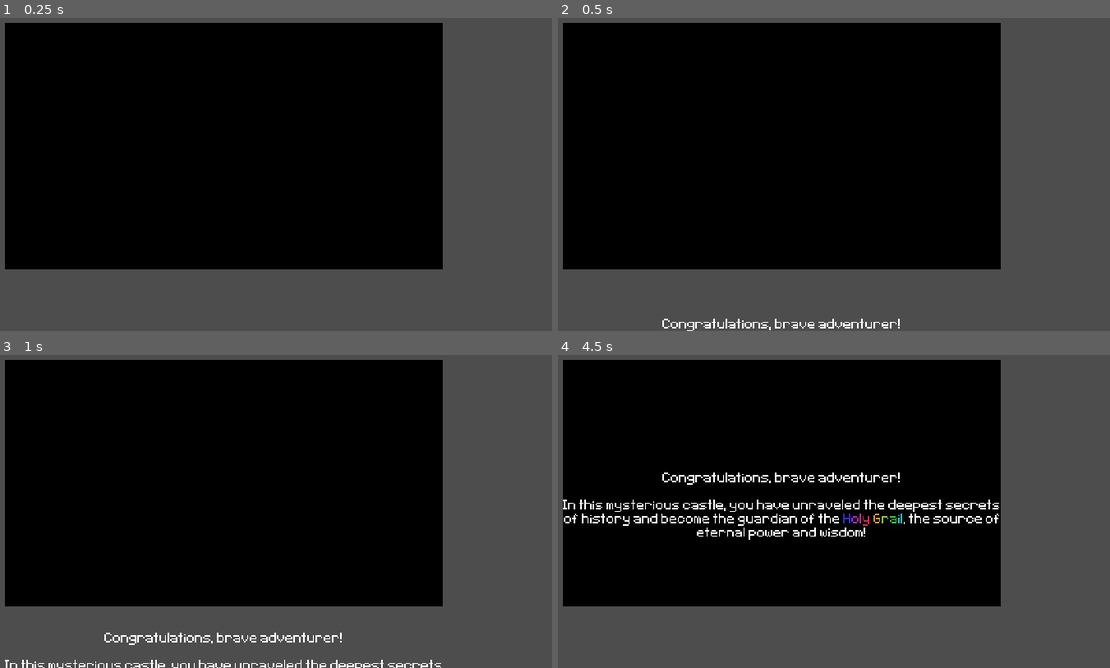
Above: before the commit, frames 1-4 (two rows, left to right).
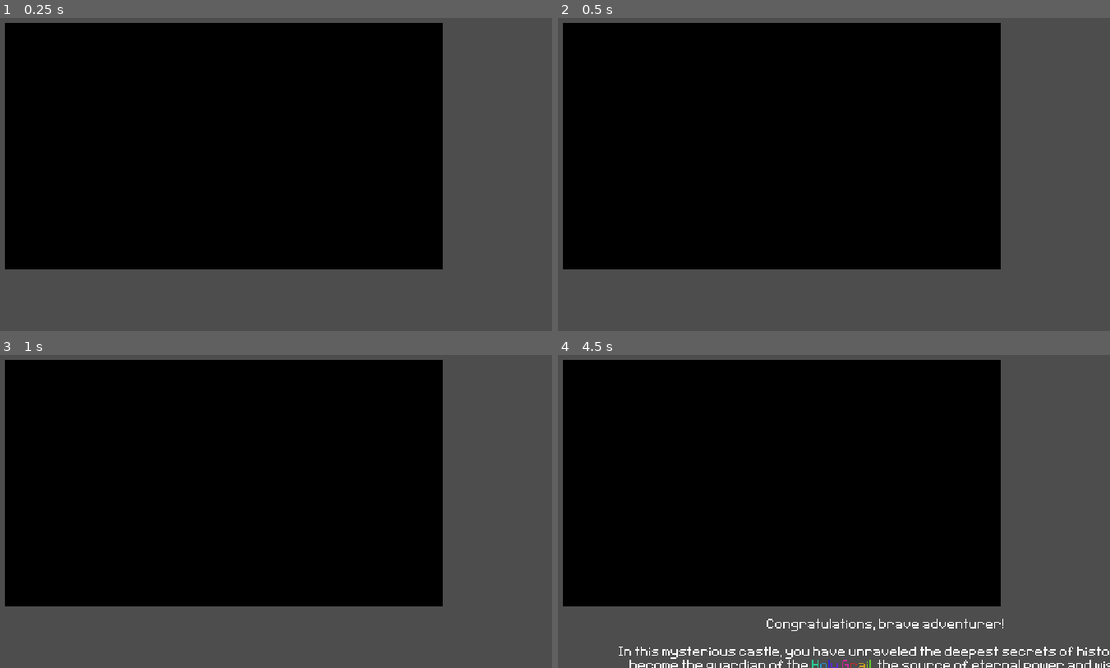
Above: after the commit, the same moments.

Repository: gumaciel/awesome-game-jam-01
Game: Godot game, scene res://scenes/main/main.tscn
Same seed, same stepped clock (60 frames per second), same inputs: the game is played once before the commit and once after it. The engine's default icon, where the game draws it, is replaced by a stand-in: a white triangle on a blue panel in a dark square.
Inputs (mouse positions are in pixels of both pictures, inside the frame that each line leads up to):
- Up to frame 1 (0.25 s): no input
- Up to frame 2 (0.5 s): no input
- Up to frame 3 (1 s): move the mouse to (369, 464) at 0.52 s; hold D (move_right) from 0.53 s (still down); hold J (alternate) from 0.53 s (still down); click (369, 464) at 0.67 s
- Up to frame 4 (4.5 s): move the mouse to (651, 502) at 1.27 s; release D (move_right) at 1.28 s; release J (alternate) at 1.28 s; hold S (move_down) 1.28-2.03 s; tap J (alternate) at 1.35, 2.85, 4.35 s; move the mouse to (845, 401) at 2.02 s; hold D (move_right) 2.03-2.78 s; hold J (alternate) 2.03-2.78 s; move the mouse to (751, 558) at 2.77 s; hold W (move_up) 2.78-3.53 s; click (751, 558) at 2.92 s; move the mouse to (977, 539) at 3.52 s; hold J (alternate) 3.53-4.28 s; hold A (move_left) from 3.53 s (still down); move the mouse to (585, 426) at 4.27 s

Frame 1 is identical in both runs. In frame 2, 0.4% of the frame differs, in the area x 18-62%, y 96-100%; in frame 3, 1.0%; in frame 4, 3.9%, in the area x 0-100%, y 37-100%.

Commit message:
center the objects

Diff:
--- a/scenes/ending/ending.tscn
+++ b/scenes/ending/ending.tscn
@@ -12,7 +12,7 @@
 tracks/0/type = "value"
 tracks/0/imported = false
 tracks/0/enabled = true
-tracks/0/path = NodePath("GameMakers:visible")
+tracks/0/path = NodePath("GameMakers2/GameMakers:visible")
 tracks/0/interp = 1
 tracks/0/loop_wrap = true
 tracks/0/keys = {
@@ -24,7 +24,7 @@
 tracks/1/type = "value"
 tracks/1/imported = false
 tracks/1/enabled = true
-tracks/1/path = NodePath("GameMakers:position")
+tracks/1/path = NodePath("GameMakers2/GameMakers:position")
 tracks/1/interp = 1
 tracks/1/loop_wrap = true
 tracks/1/keys = {
@@ -32,6 +32,18 @@
 "transitions": PackedFloat32Array(1),
 "update": 0,
 "values": [Vector2(74, 3)]
+}
+tracks/2/type = "value"
+tracks/2/imported = false
+tracks/2/enabled = true
+tracks/2/path = NodePath("Texto/Texto:position")
+tracks/2/interp = 1
+tracks/2/loop_wrap = true
+tracks/2/keys = {
+"times": PackedFloat32Array(0),
+"transitions": PackedFloat32Array(1),
+"update": 0,
+"values": [Vector2(33.5, 275)]
 }
 
 [sub_resource type="Animation" id="Animation_pr8wy"]
@@ -40,7 +52,7 @@
 tracks/0/type = "value"
 tracks/0/imported = false
 tracks/0/enabled = true
-tracks/0/path = NodePath("Texto:position")
+tracks/0/path = NodePath("Texto/Texto:position")
 tracks/0/interp = 1
 tracks/0/loop_wrap = true
 tracks/0/keys = {
@@ -52,7 +64,7 @@
 tracks/1/type = "value"
 tracks/1/imported = false
 tracks/1/enabled = true
-tracks/1/path = NodePath("Congratulations:position")
+tracks/1/path = NodePath("Congratulations/Congratulations:position")
 tracks/1/interp = 1
 tracks/1/loop_wrap = true
 tracks/1/keys = {
@@ -64,7 +76,7 @@
 tracks/2/type = "method"
 tracks/2/imported = false
 tracks/2/enabled = true
-tracks/2/path = NodePath("Texto/Shine")
+tracks/2/path = NodePath("Texto/Texto/Shine")
 tracks/2/interp = 1
 tracks/2/loop_wrap = true
 tracks/2/keys = {
@@ -81,7 +93,7 @@
 tracks/3/type = "value"
 tracks/3/imported = false
 tracks/3/enabled = true
-tracks/3/path = NodePath("GameMakers:position")
+tracks/3/path = NodePath("GameMakers2/GameMakers:position")
 tracks/3/interp = 1
 tracks/3/loop_wrap = true
 tracks/3/keys = {
@@ -93,7 +105,7 @@
 tracks/4/type = "value"
 tracks/4/imported = false
 tracks/4/enabled = true
-tracks/4/path = NodePath("GameMakers:visible")
+tracks/4/path = NodePath("GameMakers2/GameMakers:visible")
 tracks/4/interp = 1
 tracks/4/loop_wrap = true
 tracks/4/keys = {
@@ -151,7 +163,32 @@
 stream = ExtResource("3_26rg2")
 autoplay = true
 
-[node name="Texto" type="TextureRect" parent="."]
+[node name="Congratulations" type="AspectRatioContainer" parent="."]
+layout_mode = 1
+anchors_preset = 8
+anchor_left = 0.5
+anchor_top = 0.5
+anchor_right = 0.5
+anchor_bottom = 0.5
+offset_left = -201.5
+offset_top = -28.0
+offset_right = 201.5
+offset_bottom = 28.0
+grow_horizontal = 2
+grow_vertical = 2
+ratio = 10.0
+
+[node name="Congratulations" type="RichTextLabel" parent="Congratulations"]
+layout_mode = 2
+theme_override_fonts/normal_font = ExtResource("5_0wkje")
+bbcode_enabled = true
+text = "[center]Congratulations, brave adventurer!
+
+In this mysterious castle, you have unraveled the deepest secrets of history and become the guardian of the [rainbow]Holy Grail[/rainbow], the source of eternal power and wisdom![/center]"
+fit_content = true
+scroll_active = false
+
+[node name="Texto" type="AspectRatioContainer" parent="."]
 layout_mode = 1
 anchors_preset = 8
 anchor_left = 0.5
@@ -159,14 +196,17 @@
 anchor_right = 0.5
 anchor_bottom = 0.5
 offset_left = -206.5
-offset_top = -207.0
+offset_top = -20.0
 offset_right = 206.5
-offset_bottom = -166.999
-grow_horizontal = 2
-grow_vertical = 2
+offset_bottom = 20.0
+grow_horizontal = 2
+grow_vertical = 2
+
+[node name="Texto" type="TextureRect" parent="Texto"]
+layout_mode = 2
 texture = ExtResource("2_hu1h8")
 
-[node name="Shine" type="TextureRect" parent="Texto"]
+[node name="Shine" type="TextureRect" parent="Texto/Texto"]
 modulate = Color(1, 1, 1, 0)
 layout_mode = 0
 offset_left = 285.5
@@ -177,28 +217,7 @@
 stretch_mode = 5
 script = SubResource("GDScript_jm4vu")
 
-[node name="Congratulations" type="RichTextLabel" parent="."]
-layout_mode = 1
-anchors_preset = 8
-anchor_left = 0.5
-anchor_top = 0.5
-anchor_right = 0.5
-anchor_bottom = 0.5
-offset_left = -164.5
-offset_top = -193.0
-offset_right = 164.5
-offset_bottom = -143.0
-grow_horizontal = 2
-grow_vertical = 2
-theme_override_fonts/normal_font = ExtResource("5_0wkje")
-bbcode_enabled = true
-text = "[center]Congratulations, brave adventurer!
-
-In this mysterious castle, you have unraveled the deepest secrets of history and become the guardian of the [rainbow]Holy Grail[/rainbow], the source of eternal power and wisdom![/center]"
-fit_content = true
-scroll_active = false
-
-[node name="GameMakers" type="VBoxContainer" parent="."]
+[node name="GameMakers2" type="AspectRatioContainer" parent="."]
 visible = false
 layout_mode = 1
 anchors_preset = 8
@@ -213,7 +232,11 @@
 grow_horizontal = 2
 grow_vertical = 2
 
-[node name="Title" type="RichTextLabel" parent="GameMakers"]
+[node name="GameMakers" type="VBoxContainer" parent="GameMakers2"]
+visible = false
+layout_mode = 2
+
+[node name="Title" type="RichTextLabel" parent="GameMakers2/GameMakers"]
 layout_mode = 2
 theme_override_fonts/normal_font = ExtResource("5_0wkje")
 theme_override_font_sizes/normal_font_size = 48
@@ -223,7 +246,7 @@
 scroll_active = false
 autowrap_mode = 0
 
-[node name="Body" type="RichTextLabel" parent="GameMakers"]
+[node name="Body" type="RichTextLabel" parent="GameMakers2/GameMakers"]
 layout_mode = 2
 theme_override_fonts/normal_font = ExtResource("5_0wkje")
 bbcode_enabled = true
@@ -249,7 +272,7 @@
 scroll_active = false
 autowrap_mode = 0
 
-[node name="GameDesignUnit" type="VBoxContainer" parent="."]
+[node name="AspectRatioContainer" type="AspectRatioContainer" parent="."]
 visible = false
 layout_mode = 1
 anchors_preset = 8
@@ -257,65 +280,27 @@
 anchor_top = 0.5
 anchor_right = 0.5
 anchor_bottom = 0.5
-offset_left = -117.0
-offset_top = 145.0
-offset_right = 117.0
-offset_bottom = 239.0
-grow_horizontal = 2
-grow_vertical = 2
-
-[node name="Title" type="RichTextLabel" parent="GameDesignUnit"]
+offset_left = -160.0
+offset_top = -67.0
+offset_right = 160.0
+offset_bottom = 67.0
+grow_horizontal = 2
+grow_vertical = 2
+
+[node name="LevelDesignUnit" type="VBoxContainer" parent="AspectRatioContainer"]
+layout_mode = 2
+
+[node name="Title" type="RichTextLabel" parent="AspectRatioContainer/LevelDesignUnit"]
 layout_mode = 2
 theme_override_fonts/normal_font = ExtResource("5_0wkje")
 theme_override_font_sizes/normal_font_size = 64
 bbcode_enabled = true
-text = "[center][shake][u]GAME DESIGN UNIT"
-fit_content = true
-scroll_active = false
-autowrap_mode = 0
-
-[node name="Body" type="RichTextLabel" parent="GameDesignUnit"]
-layout_mode = 2
-theme_override_fonts/normal_font = ExtResource("5_0wkje")
-bbcode_enabled = true
-text = "[center]LEAD GAME DESIGNER
-
- Flavio Sepulveda | itch.io (@hallsey)
--
-GAME DESIGNERS
-
-Fallen Angel | itch.io (@fallen-angel-dev)
-Gustavo Maciel | GitHub (@gumaciel)"
-fit_content = true
-scroll_active = false
-autowrap_mode = 0
-
-[node name="LevelDesignUnit" type="VBoxContainer" parent="."]
-visible = false
-layout_mode = 1
-anchors_preset = 8
-anchor_left = 0.5
-anchor_top = 0.5
-anchor_right = 0.5
-anchor_bottom = 0.5
-offset_left = -120.0
-offset_top = 138.0
-offset_right = 120.0
-offset_bottom = 262.0
-grow_horizontal = 2
-grow_vertical = 2
-
-[node name="Title" type="RichTextLabel" parent="LevelDesignUnit"]
-layout_mode = 2
-theme_override_fonts/normal_font = ExtResource("5_0wkje")
-theme_override_font_sizes/normal_font_size = 64
-bbcode_enabled = true
 text = "[center][shake][u]Level Design Unit"
 fit_content = true
 scroll_active = false
 autowrap_mode = 0
 
-[node name="Body" type="RichTextLabel" parent="LevelDesignUnit"]
+[node name="Body" type="RichTextLabel" parent="AspectRatioContainer/LevelDesignUnit"]
 layout_mode = 2
 theme_override_fonts/normal_font = ExtResource("5_0wkje")
 bbcode_enabled = true
@@ -332,4 +317,48 @@
 scroll_active = false
 autowrap_mode = 0
 
+[node name="AspectRatioContainer2" type="AspectRatioContainer" parent="."]
+visible = false
+layout_mode = 1
+anchors_preset = 8
+anchor_left = 0.5
+anchor_top = 0.5
+anchor_right = 0.5
+anchor_bottom = 0.5
+offset_left = -168.0
+offset_top = -62.0
+offset_right = 168.0
+offset_bottom = 62.0
+grow_horizontal = 2
+grow_vertical = 2
+
+[node name="GameDesignUnit" type="VBoxContainer" parent="AspectRatioContainer2"]
+layout_mode = 2
+
+[node name="Title" type="RichTextLabel" parent="AspectRatioContainer2/GameDesignUnit"]
+layout_mode = 2
+theme_override_fonts/normal_font = ExtResource("5_0wkje")
+theme_override_font_sizes/normal_font_size = 64
+bbcode_enabled = true
+text = "[center][shake][u]GAME DESIGN UNIT"
+fit_content = true
+scroll_active = false
+autowrap_mode = 0
+
+[node name="Body" type="RichTextLabel" parent="AspectRatioContainer2/GameDesignUnit"]
+layout_mode = 2
+theme_override_fonts/normal_font = ExtResource("5_0wkje")
+bbcode_enabled = true
+text = "[center]LEAD GAME DESIGNER
+
+ Flavio Sepulveda | itch.io (@hallsey)
+-
+GAME DESIGNERS
+
+Fallen Angel | itch.io (@fallen-angel-dev)
+Gustavo Maciel | GitHub (@gumaciel)"
+fit_content = true
+scroll_active = false
+autowrap_mode = 0
+
 [connection signal="animation_finished" from="AnimationPlayer" to="." method="_on_animation_player_animation_finished"]
